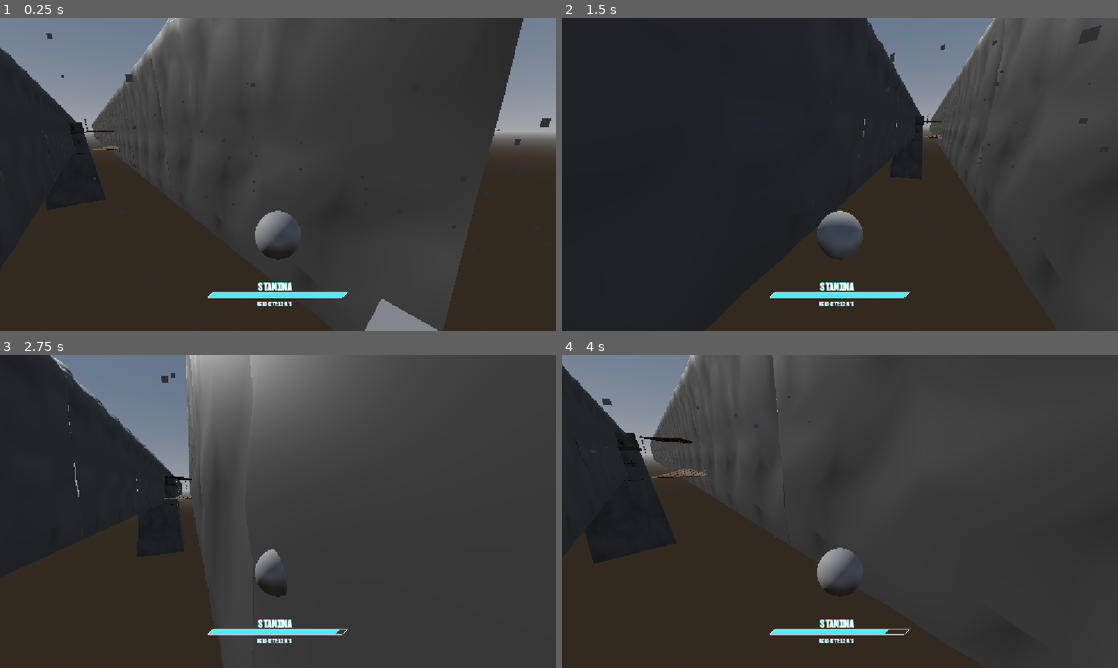
Above: before the commit, frames 1-4 (two rows, left to right).
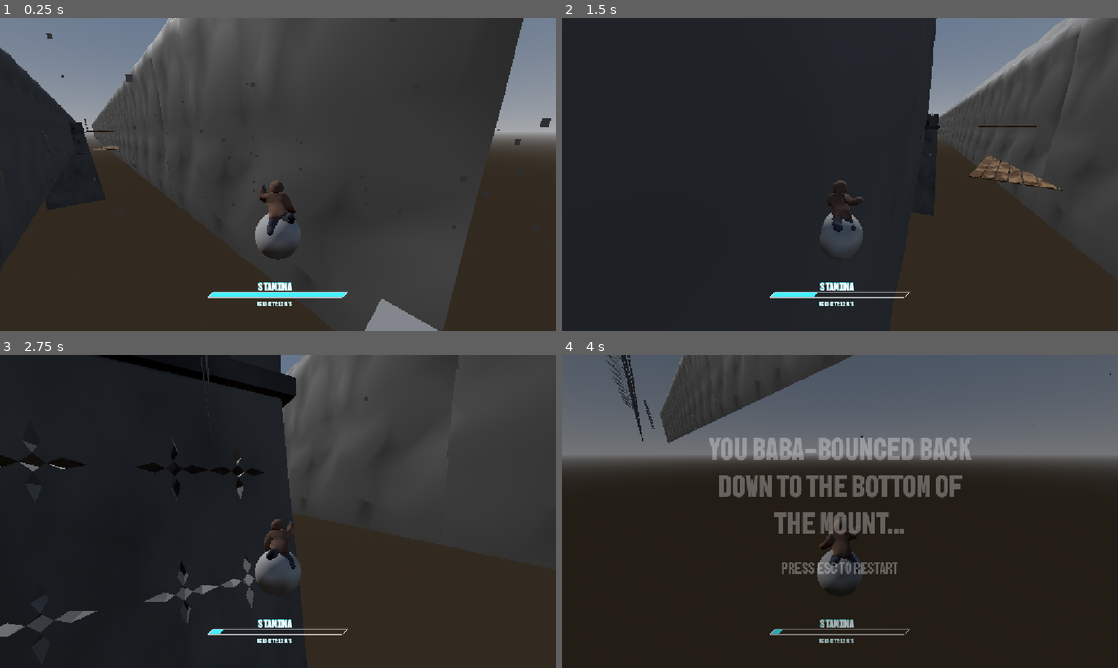
Above: after the commit, the same moments.

Repository: PortalGolem/havenIE2026GameJam
Game: Godot game, scene res://Scenes/Main.tscn
The game is run twice, just before and just after one commit, with the same random seed, the same clock (stepped at 60 frames per second) and the same inputs.
Inputs (mouse positions are in pixels of both pictures, inside the frame that each line leads up to):
- Up to frame 1 (0.25 s): no input
- Up to frame 2 (1.5 s): move the mouse to (867, 174) at 0.52 s; hold Space (Jump) 0.53-1.28 s; hold W (Forward) from 0.53 s (still down); move the mouse to (812, 174) at 1.27 s; click (812, 174) at 1.35 s
- Up to frame 3 (2.75 s): keep holding W (Forward); tap Space (Jump) at 1.52, 1.55, 1.82, 2.3 s; move the mouse to (289, 505) at 2.02 s; hold Shift (Dash) from 2.03 s (still down)
- Up to frame 4 (4 s): keep holding W (Forward); move the mouse to (834, 517) at 2.77 s; release Shift (Dash) at 2.78 s; tap Space (Jump) at 2.85, 3.02, 3.32, 3.77, 3.8 s; move the mouse to (878, 514) at 3.52 s; press the mouse at (878, 514) at 3.53 s

The runs differ from the first frame. In frame 1, 0.4% of the frame differs, in the area x 46-54%, y 51-70%; in frame 2, 9.4%; in frame 3, 38%; in frame 4, 63%, in the area x 0-100%, y 0-100%.

Commit message:
added Double jump

Diff:
--- a/Assets/Animations/PlayerAnimations.tscn
+++ b/Assets/Animations/PlayerAnimations.tscn
@@ -30,23 +30,35 @@
 [sub_resource type="AnimationNodeStateMachineTransition" id="AnimationNodeStateMachineTransition_leavp"]
 advance_mode = 2
 
+[sub_resource type="AnimationNodeStateMachineTransition" id="AnimationNodeStateMachineTransition_bvm13"]
+advance_mode = 2
+
+[sub_resource type="AnimationNodeStateMachineTransition" id="AnimationNodeStateMachineTransition_ou5l2"]
+advance_mode = 2
+
+[sub_resource type="AnimationNodeStateMachineTransition" id="AnimationNodeStateMachineTransition_gs14y"]
+advance_mode = 2
+
+[sub_resource type="AnimationNodeStateMachineTransition" id="AnimationNodeStateMachineTransition_l6kle"]
+advance_mode = 2
+
 [sub_resource type="AnimationNodeStateMachine" id="AnimationNodeStateMachine_8dton"]
 states/End/position = Vector2(1069.6, 56.814594)
 states/Falling/node = SubResource("AnimationNodeAnimation_r40m2")
-states/Falling/position = Vector2(379.60004, 57.10827)
+states/Falling/position = Vector2(393.60004, 148.10828)
 states/Running/node = SubResource("AnimationNodeAnimation_leavp")
 states/Running/position = Vector2(510.80002, 56.667873)
 states/Sprint/node = SubResource("AnimationNodeAnimation_bvm13")
-states/Sprint/position = Vector2(641.36, 56.750805)
+states/Sprint/position = Vector2(691.36, 196.75081)
 states/Start/position = Vector2(226.4, 56.992004)
 states/jumping/node = SubResource("AnimationNodeAnimation_ou5l2")
-states/jumping/position = Vector2(793.16797, 55.244003)
-transitions = ["Start", "Falling", SubResource("AnimationNod …(153 unchanged characters)… ionNodeStateMachineTransition_r40m2"), "Sprint", "jumping", SubResource("AnimationNodeStateMachineTransition_leavp")]
-graph_offset = Vector2(169, -113)
+states/jumping/position = Vector2(712.16797, 50.244003)
+transitions = ["Start", "Falling", SubResource("AnimationNod …(153 unchanged characters)… ionNodeStateMachineTransition_r40m2"), "Falling", "Sprint", SubResource("AnimationNodeStateMachineTransition_leavp"), "Running", "jumping", SubResource("AnimationNodeStateMachineTransition_bvm13"), "jumping", "Falling", SubResource("AnimationNodeStateMachineTransition_ou5l2"), "Sprint", "Running", SubResource("AnimationNodeStateMachineTransition_gs14y"), "Sprint", "Falling", SubResource("AnimationNodeStateMachineTransition_l6kle")]
+graph_offset = Vector2(-76, -6)
 
 [node name="Player" unique_id=2124482649 instance=ExtResource("1_67765")]
 
-[node name="Skeleton3D" parent="Armature" parent_id_path=PackedInt32Array(1297845278) index="0" unique_id=574882920]
+[node name="Skeleton3D" parent="Armature" parent_id_path=PackedInt32Array(1966276048) index="0" unique_id=339576803]
 bones/0/position = Vector3(-12.836943, -39.877167, -241.70932)
 bones/0/rotation = Quaternion(-0.2725642, 0.05556468, -0.043517005, 0.9595456)
 bones/1/position = Vector3(36.67784, -20.489857, -1.1551586)
@@ -108,10 +120,10 @@
 bones/31/rotation = Quaternion(-0.18912347, 0.019850388, 0.063820325, 0.97967607)
 bones/32/position = Vector3(1.52201, 13.579217, -0.94746923)
 
-[node name="AlaskanMan_BaseMesh_001" parent="Armature/Skeleton3D" index="0" unique_id=1195416737]
+[node name="AlaskanMan_BaseMesh_001" parent="Armature/Skeleton3D" index="0" unique_id=1760465980]
 surface_material_override/0 = SubResource("StandardMaterial3D_l6kle")
 
-[node name="AnimationPlayer" parent="." index="1" unique_id=1885195003]
+[node name="AnimationPlayer" parent="." index="1" unique_id=2006220956]
 autoplay = &"Falling"
 
 [node name="AnimationTree" type="AnimationTree" parent="AnimationPlayer" index="0" unique_id=1954361659]
--- a/Player/PlayerController.gd
+++ b/Player/PlayerController.gd
@@ -18,6 +18,7 @@
 @export var minYRotation:float
 @export var maxYRotation:float
 @export var jumpVector:Vector3
+@export var doubleJumpVector:Vector3
 @export var dashVector:Vector3
 
 @export var Camera_FOV_def = 701
@@ -71,6 +72,7 @@
 var finalTargetEnemyPosition:Vector3
 var finalTargetEnemyID:int
 var died = false
+var state_machine:AnimationNodeStateMachinePlayback
 @export var enemySize:float
 
 @onready var Camera = $CameraPivot/Camera3D
@@ -111,10 +113,13 @@
 		elif event.is_action_pressed("Settings"):
 			if died:
 				get_tree().change_scene_to_file("res://Scenes/Main.tscn")
-			Input.mouse_mode = Input.MOUSE_MODE_VISIBLE
+			else:
+				Input.mouse_mode = Input.MOUSE_MODE_VISIBLE
 
 # Called when the node enters the scene tree for the first time.
 func _ready() -> void:
+	#state_machine = $Animator
+
 	Input.mouse_mode = Input.MOUSE_MODE_CAPTURED
 	currentMovement = initialMovementMode
 
@@ -152,6 +157,7 @@
 		velocity.y -= airGravity * delta
 		position += Vector3(velocity.x, velocity.y, -velocity.z) * delta
 		#Handle dash inputs
+		check_double_jump()
 		check_dash()
 		check_wall()
 	elif currentMovement == MOVEMENT_MODE.WALL:
@@ -336,3 +342,14 @@
 			else:
 				velocity += Vector3(jumpVector.x, jumpVector.y, -jumpVector.z)
 			currentMovement = MOVEMENT_MODE.AIR
+
+func check_double_jump():
+	if jumped && stanima > stanima_jump_cost:
+			stanima -= stanima_jump_cost
+			velocity.y = 0
+			velocity += Vector3(doubleJumpVector.x, doubleJumpVector.y, -doubleJumpVector.z)
+			if (wallNormal.x > 0):
+				velocity += Vector3(-jumpVector.x, jumpVector.y, -jumpVector.z)
+			else:
+				velocity += Vector3(jumpVector.x, jumpVector.y, -jumpVector.z)
+			currentMovement = MOVEMENT_MODE.AIR
--- a/Player/player.tscn
+++ b/Player/player.tscn
@@ -4,6 +4,7 @@
 [ext_resource type="PackedScene" uid="uid://dl06wuwytb8l1" path="res://Objects/StanimaBarGUI.tscn" id="2_4ntmi"]
 [ext_resource type="PackedScene" uid="uid://chkuemajlf13r" path="res://Objects/SnowfallParticles.tscn" id="3_btcbx"]
 [ext_resource type="PackedScene" uid="uid://c20ilkhh6re64" path="res://Objects/death_screen.tscn" id="4_gwnis"]
+[ext_resource type="PackedScene" uid="uid://gtcuylkxqpki" path="res://Assets/Animations/PlayerAnimations.tscn" id="5_k53q1"]
 
 [sub_resource type="SphereMesh" id="SphereMesh_2m7an"]
 
@@ -53,14 +54,17 @@
 
 [node name="GPUParticles3D" parent="." unique_id=202149827 instance=ExtResource("3_btcbx")]
 transform = Transform3D(1, 0, 0, 0, 1, 0, 0, 0, 1, 10.188319, 7.9178877, -21.797134)
-draw_pass_1 = SubResource("QuadMesh_gwnis")
+draw_pass_1 = SubResource("QuadMesh_k53q1")
 
 [node name="GPUParticles3D" parent="GPUParticles3D" unique_id=1645496788 instance=ExtResource("3_btcbx")]
 transform = Transform3D(1, 0, 0, 0, 1, 0, 0, 0, 1, 0.0007638931, 0.002453804, -70.15349)
-draw_pass_1 = SubResource("QuadMesh_k53q1")
+draw_pass_1 = SubResource("QuadMesh_fhl08")
 
 [node name="DeathScreen" parent="." unique_id=371659971 instance=ExtResource("4_gwnis")]
 modulate = Color(1, 1, 1, 0)
 
+[node name="Animator" parent="." unique_id=2124482649 instance=ExtResource("5_k53q1")]
+transform = Transform3D(-0.23000003, 0, -1.7145661e-08, 0, 0.23, 0, 1.7145661e-08, 0, -0.23000003, 0, 0, 0)
+
 [connection signal="body_entered" from="WallCollider" to="." method="_playerEnterWallCollider"]
 [connection signal="body_entered" from="FloorCollider" to="." method="_playerEnterFloorCollider"]
Not shown: 1 places in Player/player.tscn that only renumber resources
